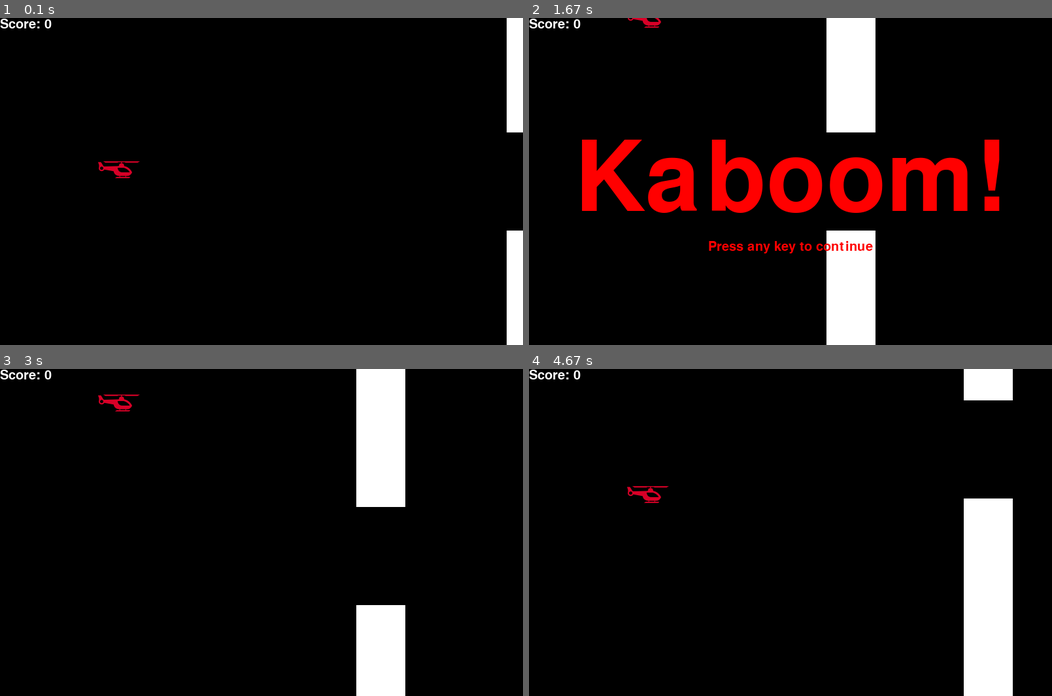
Above: before the commit, frames 1-4 (two rows, left to right).
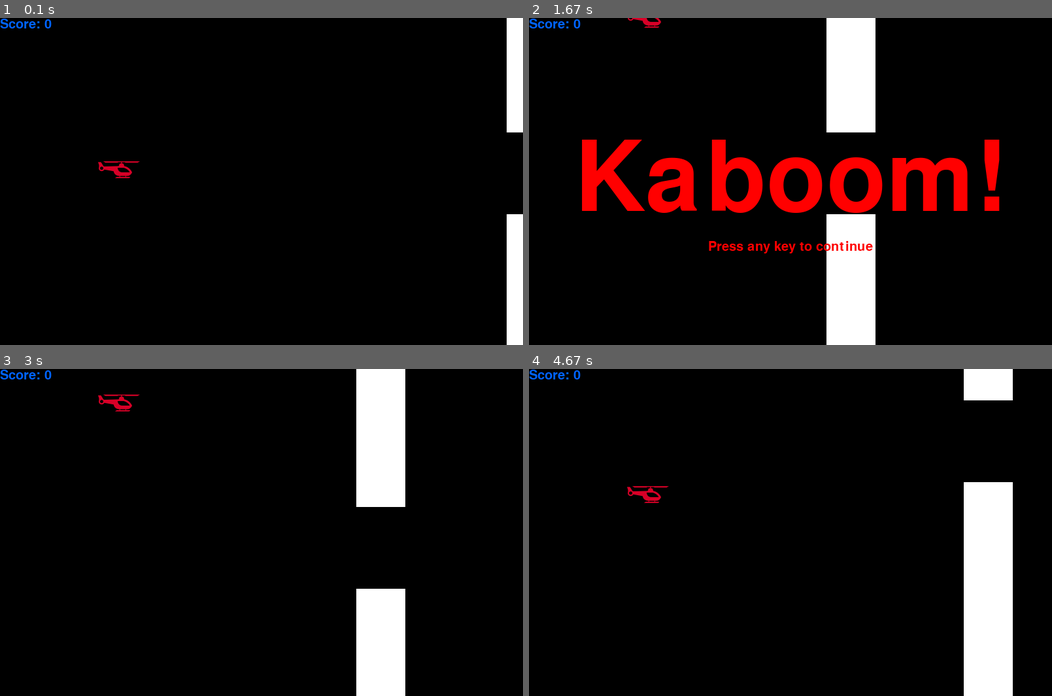
Above: after the commit, the same moments.

Repository: andrewkisel/pygame-flappy-helicopter
Game: pygame game, started from first_pygame.py
The game is run twice, just before and just after one commit, with the same random seed, the same clock (stepped at 60 frames per second) and the same inputs.
Inputs:
- Up to frame 1 (0.1 s): no input
- Up to frame 2 (1.67 s): hold Up 0.33-0.8 s; hold Up 0.83-1.2 s
- Up to frame 3 (3 s): hold Up 1.97-2.27 s; hold Up 2.3-2.67 s; hold Up from 2.7 s (still down)
- Up to frame 4 (4.67 s): release Up at 3 s; hold Up 3.03-3.4 s; hold Up 4.17-4.47 s; hold Up from 4.5 s (still down)

The runs differ from the first frame. In frame 1, 0.3% of the frame differs, in the area x 0-100%, y 0-65%; in frame 2, 0.6%, in the area x 0-67%, y 0-65%; in frame 3, 0.6%; in frame 4, 0.6%.

Commit message:
Add more colors

Diff:
--- a/first_pygame.py
+++ b/first_pygame.py
@@ -2,9 +2,11 @@
 import time
 import random
 
+# Colors for the game.
 black = (0, 0, 0)
 white = (255, 255, 255)
 red = (255, 0, 0)
+blue = (0, 100, 255)
 
 # Initializing.
 pygame.init()
@@ -13,6 +15,9 @@
 surface_height = 500
 image_height = 25
 image_width = 25
+
+# Difficulty setting.
+difficulty = 5
 
 # Define game surface.
 surface = pygame.display.set_mode((surface_width, surface_height))
@@ -29,7 +34,7 @@
 
 def score(count):
     font = pygame.font.Font('freesansbold.ttf', 20)
-    text = font.render('Score: %s' % str(count), True, white)
+    text = font.render('Score: %s' % str(count), True, blue)
     surface.blit(text, (0, 0))
 
 
@@ -101,10 +106,10 @@
     y_block = 0
     block_width = 75
     block_height = random.randint(0, (surface_height / 2))
-    gap = image_height * 6
+    gap = image_height * difficulty
 
     # How fast the blocks move.
-    block_move = 5
+    block_move = difficulty
 
     # Score variable.
     current_score = 0
@@ -121,11 +126,11 @@
             if event.type == pygame.KEYDOWN:
                 # Get specific key that is pressed.
                 if event.key == pygame.K_UP:
-                    y_move = -5
+                    y_move = -difficulty
             # Case when releasing the key.
             if event.type == pygame.KEYUP:
                 if event.key == pygame.K_UP:
-                    y_move = 5
+                    y_move = difficulty
 
         y += y_move
 
